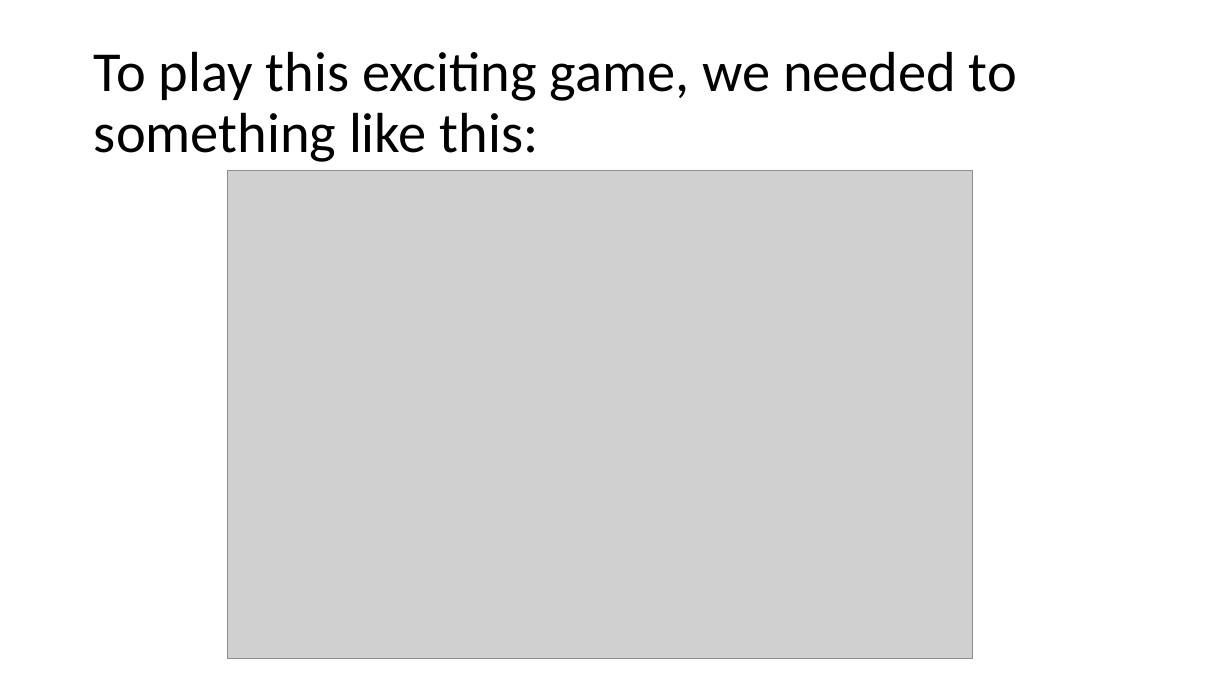
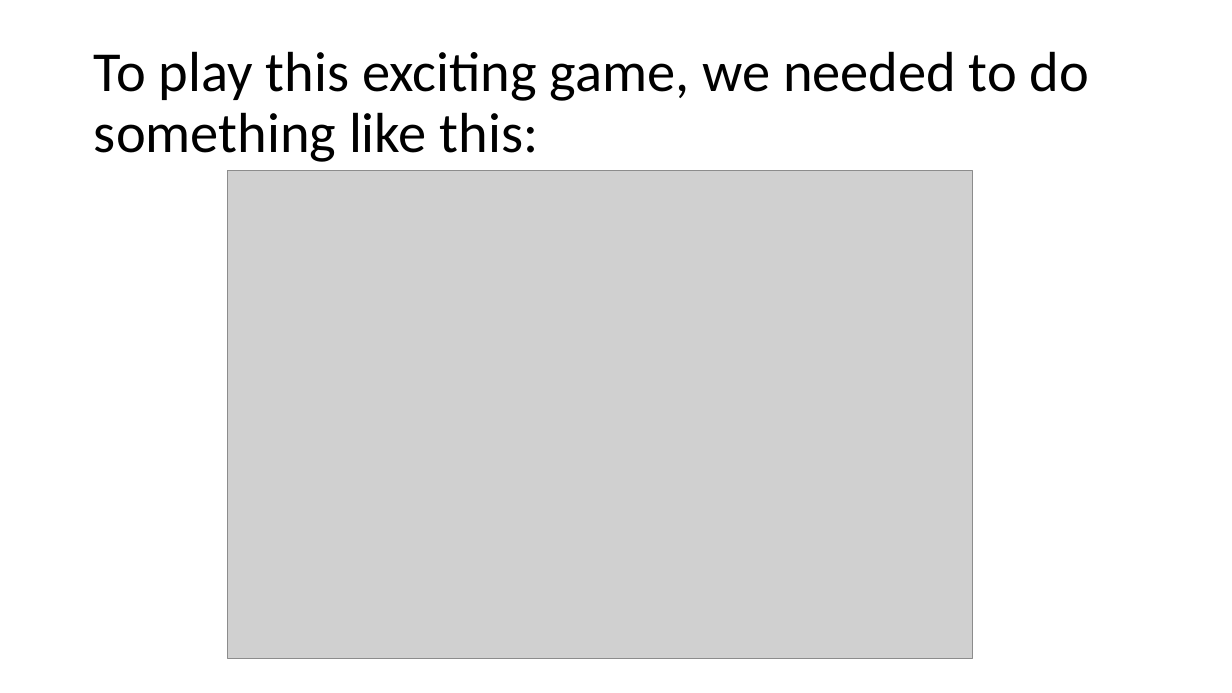
Before and after one commit to VTQuantMethodsEEB/klangwig, a slide deck: slide 15 of lectures/week_1_intro_to_R/le1_intro_to_R.pptx. Drawn at 1232x693 pixels with LibreOffice and Linux fonts; fonts in the diff are those of the drawing; grey boxes stand for pictures. Boxes give left, top, right and bottom in pixels: in the first picture for what was removed or moved away, otherwise in the second. Text is boxed around its words. In the diff, an @@ line names an element or a change of style, - is before the commit and + after.

```diff
--- a/lectures/week_1_intro_to_R/le1_intro_to_R.pptx
+++ b/lectures/week_1_intro_to_R/le1_intro_to_R.pptx
@@ title at <box>94,51,1089,162</box>: text changed @@
-To play this exciting game, we needed to something like this:
+To play this exciting game, we needed to do something like this:
```
Also in this commit, not shown: 1 slide added, 5 other files.
